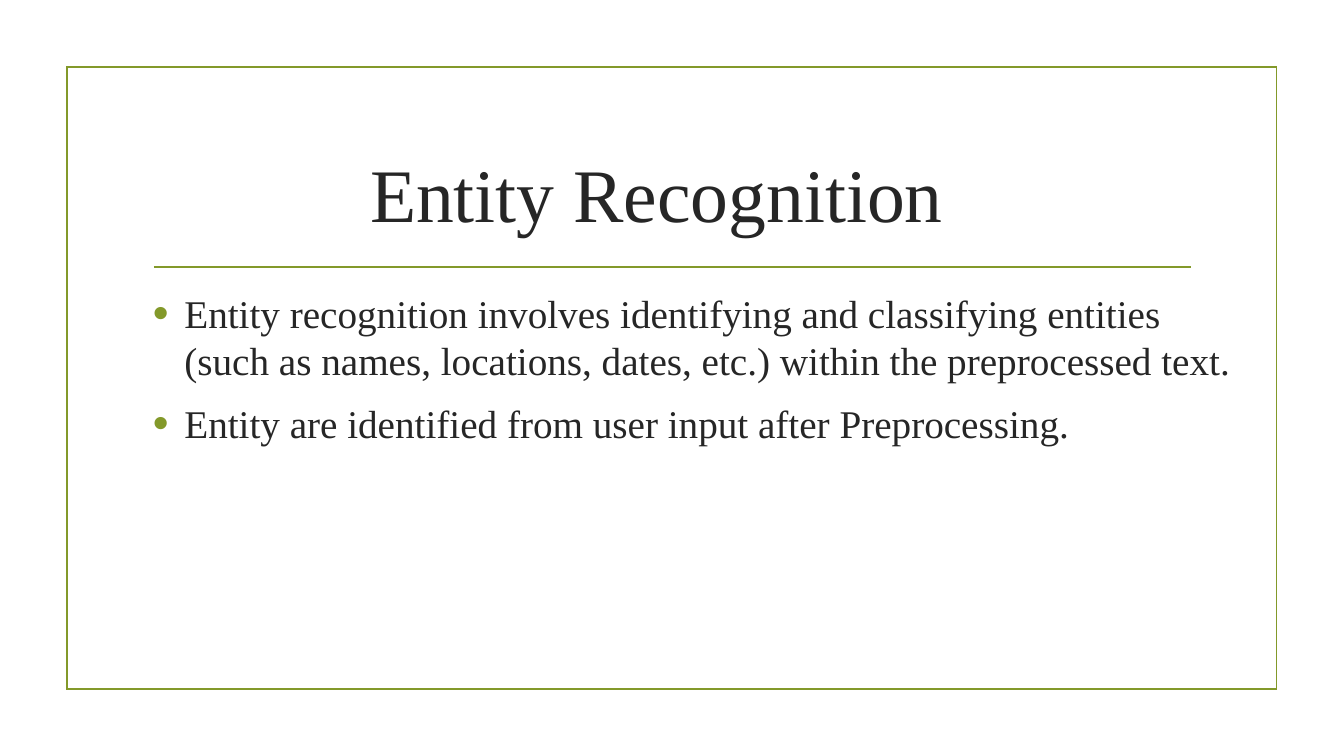
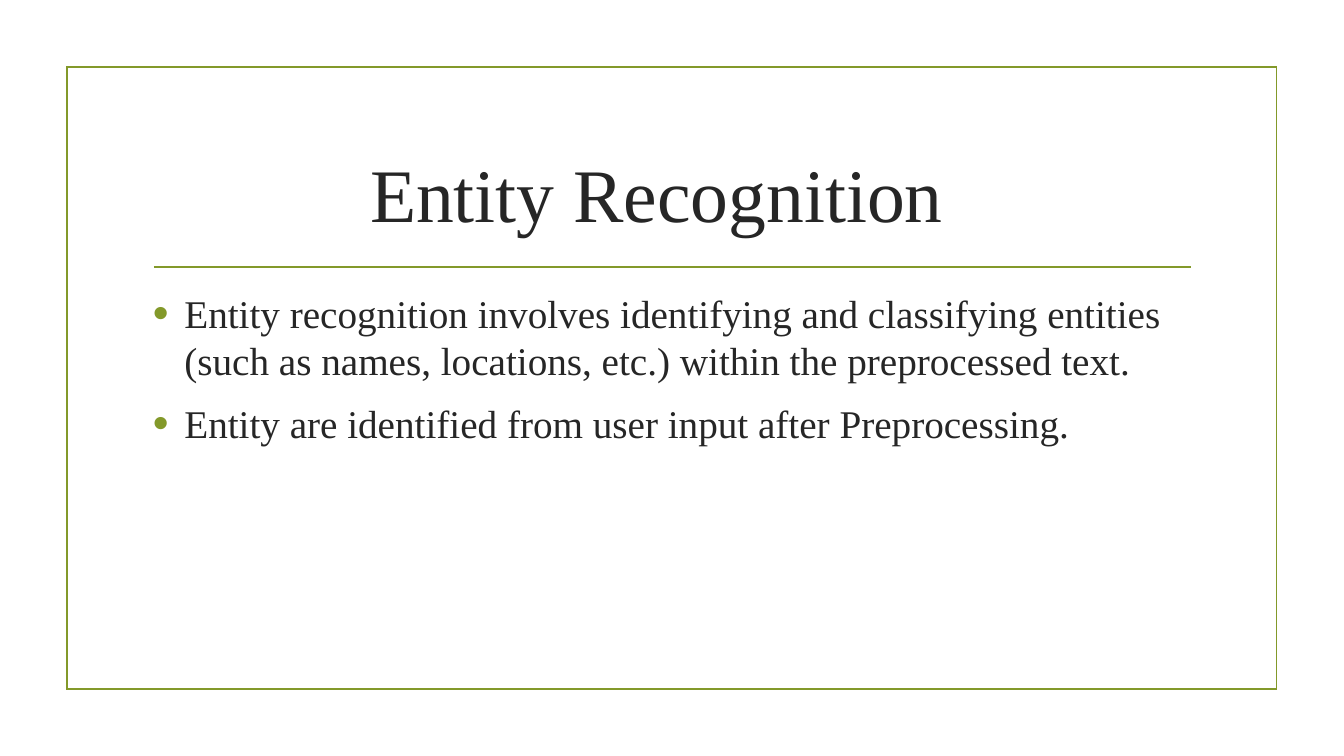
Before and after one commit to Nikunj-Khinchi/MetroChatBot, a slide deck: slide 5 of Metro Chatbot.pptx. Drawn at 1344x756 pixels with LibreOffice and Linux fonts; fonts in the diff are those of the drawing; background and template pictures are left out. Boxes give left, top, right and bottom in pixels: in the first picture for what was removed or moved away, otherwise in the second. Text is boxed around its words. In the diff, an @@ line names an element or a change of style, - is before the commit and + after.

Commit message:
ppt updated

```diff
--- a/Metro Chatbot.pptx
+++ b/Metro Chatbot.pptx
@@ text at (184, 300, 1160, 382): text changed @@
-• Entity recognition involves identifying and classifying entities (such as names, locations, dates, etc.) within the preprocessed text.
+• Entity recognition involves identifying and classifying entities (such as names, locations, etc.) within the preprocessed text.
```
Also in this commit, not shown: 2 other slides changed, 2 slides added, 2 other files.
